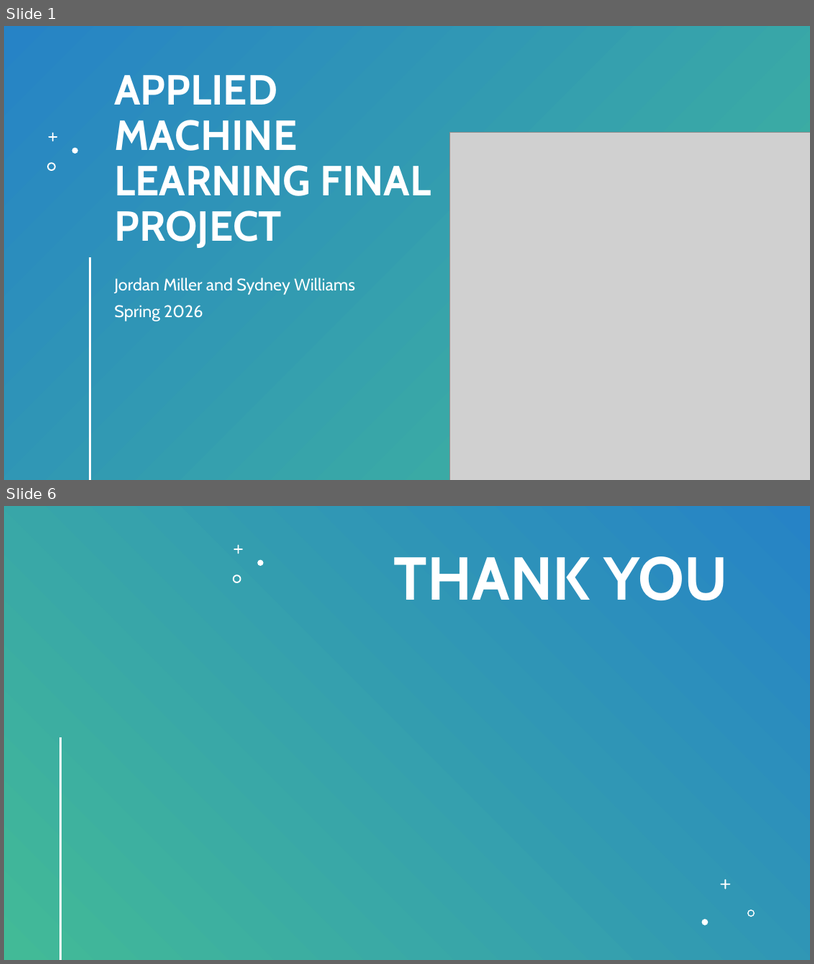
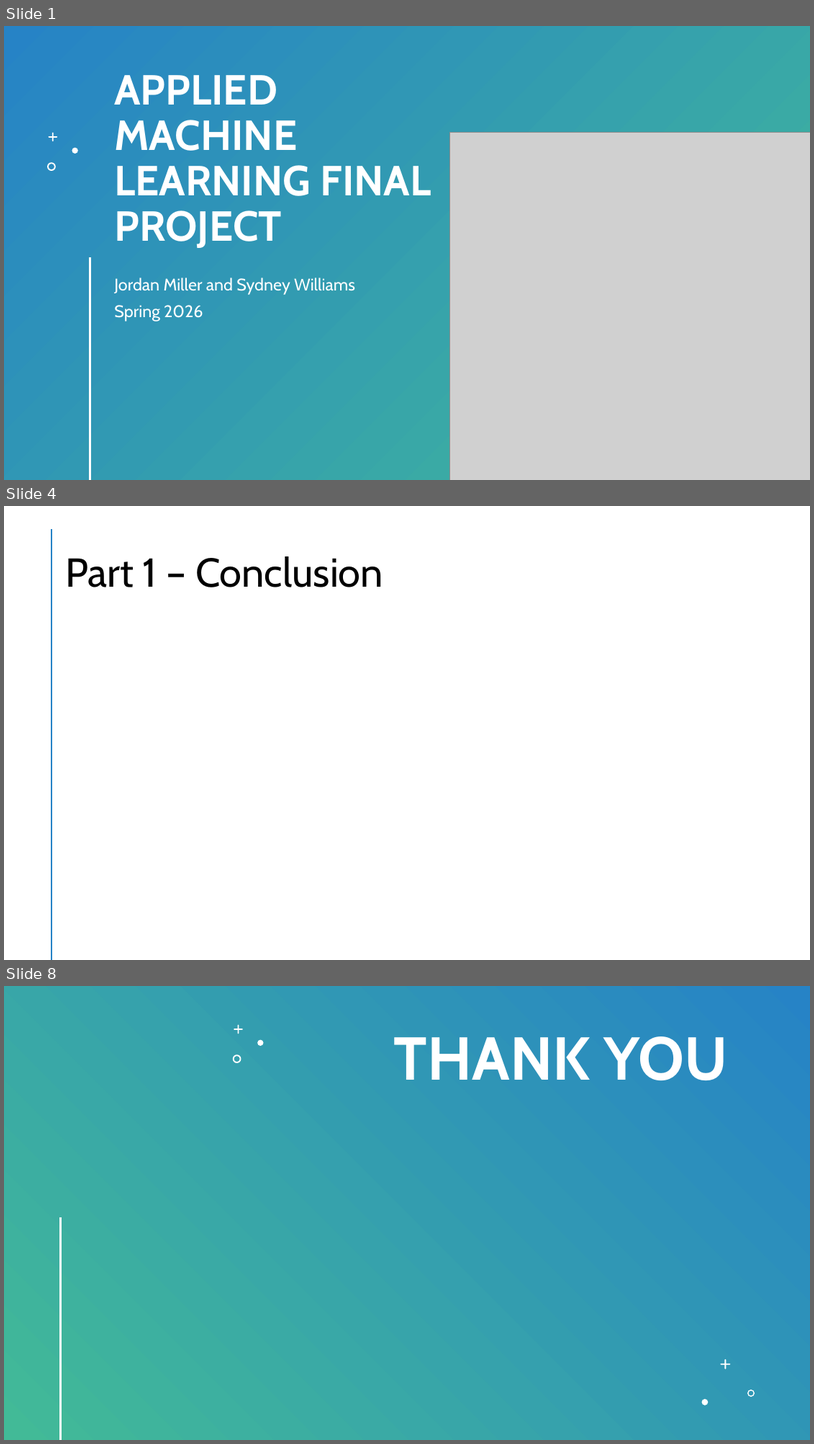
Before and after one commit to jtmilleer/aml_project, a slide deck: Documentation/Final Presentation.pptx. Shown one above the other, each under a label of ours: slides 1 and 6 before the commit, slides 1, 4 and 8 after it; the slides between them are not shown. The pictures are 814x964 and 814x1444 pixels, drawn with LibreOffice and Linux fonts; fonts in the diff are those of the drawing; grey boxes stand for pictures; background and template pictures are left out. Boxes give left, top, right and bottom in pixels: in the first picture for what was removed or moved away, otherwise in the second. Text is boxed around its words. In the diff, an @@ line names an element or a change of style, - is before the commit and + after.

```diff
--- a/Documentation/Final Presentation.pptx
+++ b/Documentation/Final Presentation.pptx
@@ slide 4 added at [4,506,810,960], background #FFFFFF; not listed: 1 template element that a slide beside it also shows @@
@@ title added at [65,556,383,587], 48 pt, text #000000 @@
+Part 1 – Conclusion
@@ what was slide 6 is now slide 8 @@
```
Also in this commit, not shown: 4 slides changed, 1 other slide added.
